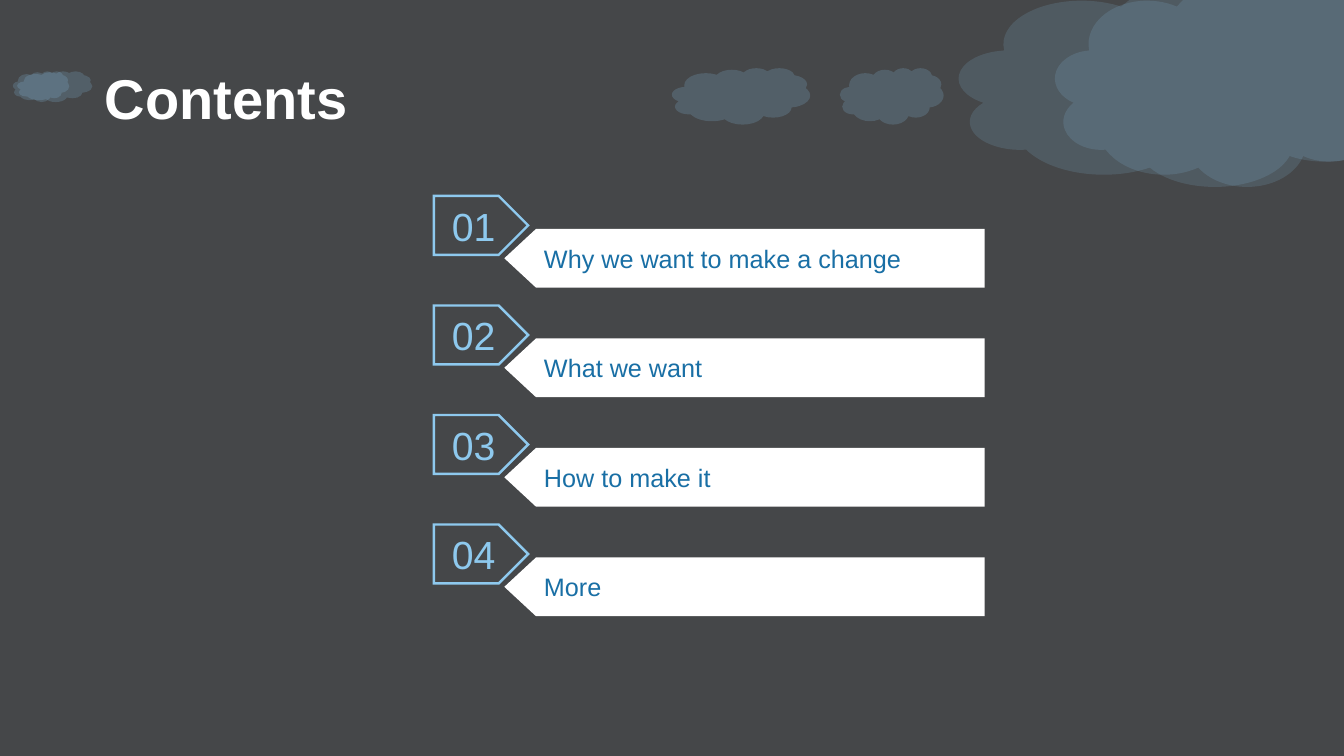
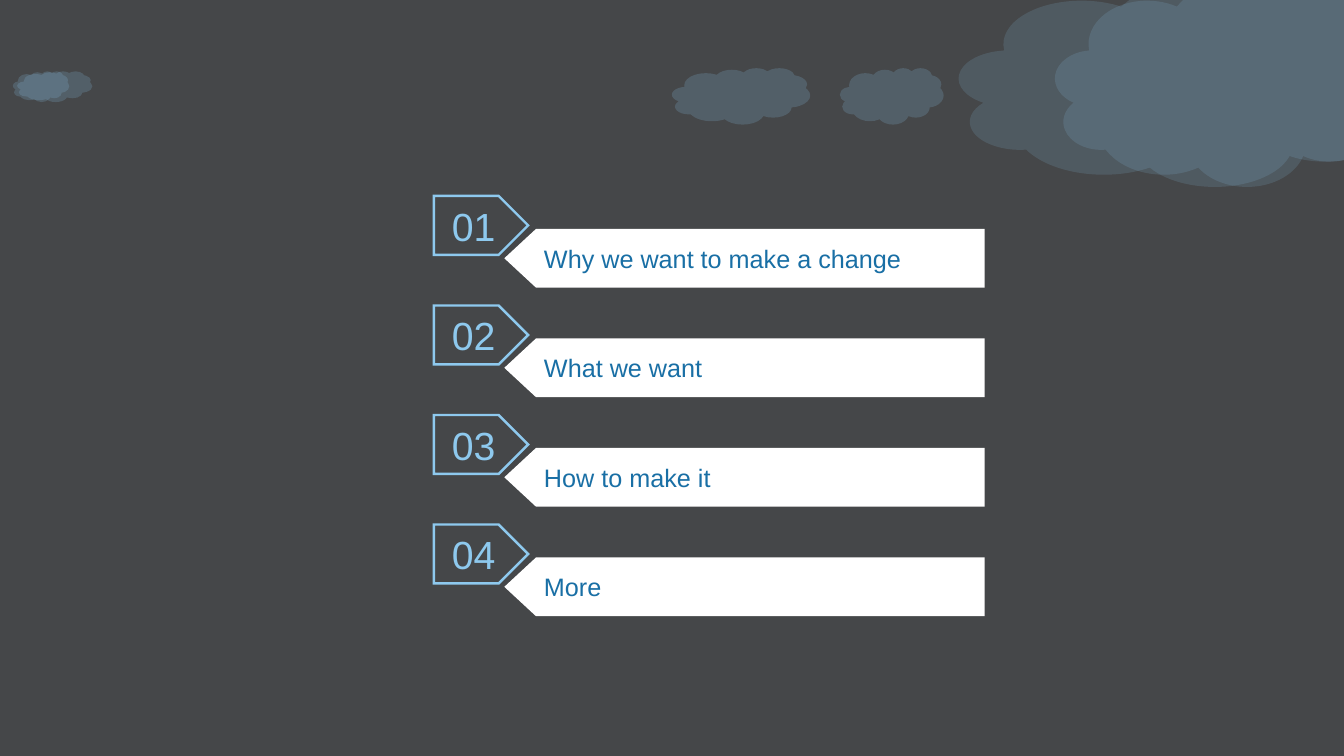
Before and after one commit to daisongsong1991/ppt, a slide deck: slide 2 of net_ppt.pptx. Drawn at 1344x756 pixels with LibreOffice and Linux fonts; fonts in the diff are those of the drawing; background and template pictures are left out. Boxes give left, top, right and bottom in pixels: in the first picture for what was removed or moved away, otherwise in the second. Text is boxed around its words. In the diff, an @@ line names an element or a change of style, - is before the commit and + after.

```diff
--- a/net_ppt.pptx
+++ b/net_ppt.pptx
@@ text removed at (105,80,347,120) @@
-Contents
```
Also in this commit, not shown: 15 other slides changed, 5 slides added, 4 slides removed.
